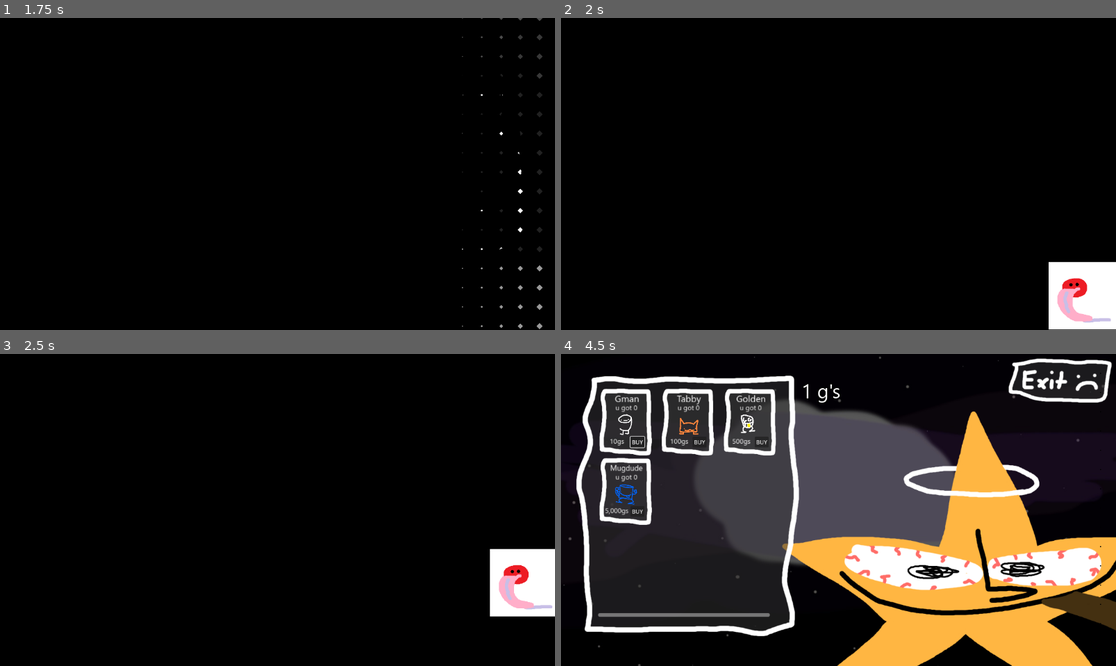
Above: before the commit, frames 1-4 (two rows, left to right).
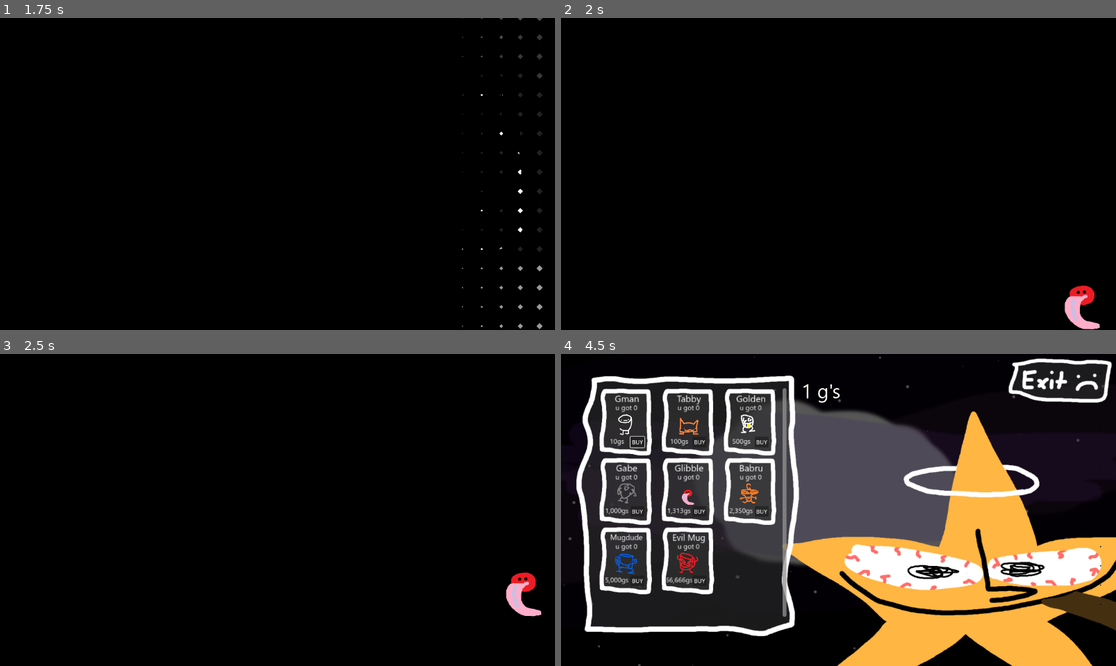
Above: after the commit, the same moments.

Repository: peroxyaceticacid/g
Game: Godot game, scene res://scenes/game.tscn
Two runs of this game, one before a commit and one after it. Both use one fixed random seed, a clock stepped at 60 frames per second and the inputs below.
Inputs (mouse positions are in pixels of both pictures, inside the frame that each line leads up to):
- Up to frame 1 (1.75 s): click (482, 183) at 0.5 s; click (122, 49) at 1.25 s
- Up to frame 2 (2 s): no input
- Up to frame 3 (2.5 s): click "BUY" at 2 s
- Up to frame 4 (4.5 s): click "BUY" at 2.75 s; click "BUY" at 3.5 s; move the mouse to (960, 494) at 4.27 s

Frame 1 is identical in both runs. In frame 2, 2.5% of the frame differs, in the area x 87-100%, y 78-100%; in frame 3, 2.4%; in frame 4, 4.8%, in the area x 6-41%, y 10-85%.

Commit message:
implemented.. the dudes..

Diff:
--- a/scenes/SCHLIMBOMBOEMOTE.gd
+++ b/scenes/SCHLIMBOMBOEMOTE.gd
@@ -18,3 +18,4 @@
 var expression: String = "neutral" :
 	set(value):
 		expression = value
+		update_expression_sprite()
--- a/scenes/shop_Schlimbombo.tscn
+++ b/scenes/shop_Schlimbombo.tscn
@@ -93,6 +93,8 @@
 offset_top = 32.0
 offset_right = 424.44
 offset_bottom = 507.0
+horizontal_scroll_mode = 0
+vertical_scroll_mode = 2
 
 [node name="GridContainer" type="GridContainer" parent="Shop_Frame/ScrollContainer"]
 layout_mode = 2
--- a/script/GLOBAL.gd
+++ b/script/GLOBAL.gd
@@ -13,11 +13,23 @@
 		},
 		"tabby": {
 			"count": 0,
-			},
+		},
 		"golden": {
 			"count": 0,
 		},
+		"gabe": {
+			"count": 0,
+		},
+		"glibble": {
+			"count": 0,
+		},
+		"babru": {
+			"count": 0,
+		},
 		"mugdude": {
+			"count": 0,
+		},
+		"evil mug": {
 			"count": 0,
 		},
 	}
@@ -36,9 +48,25 @@
 		"base_cost": 500,
 		"gps": 15.0
 	},
+	"gabe": {
+		"base_cost": 1000,
+		"gps": 40.0
+	},
+	"glibble": {
+		"base_cost": 1313,
+		"gps": 131.0
+	},
+	"babru": {
+		"base_cost": 2350,
+		"gps": 200.0
+	},
 	"mugdude": {
 		"base_cost": 5000,
-		"gps": 25.0
+		"gps": 300.0
+	},
+	"evil mug": {
+		"base_cost": 66666,
+		"gps": 6666.0
 	},
 }
 
@@ -83,7 +111,19 @@
 		"golden": {
 			"count": 0,
 		},
+		"gabe": {
+			"count": 0,
+		},
+		"glibble": {
+			"count": 0,
+		},
+		"babru": {
+			"count": 0,
+		},
 		"mugdude": {
+			"count": 0,
+		},
+		"evil mug": {
 			"count": 0,
 		},
 	}
Binary file changed: sprites/characters/upgrades/babru.png
Binary file changed: sprites/characters/upgrades/evil mug.png
Binary file changed: sprites/characters/upgrades/gabe.png
Binary file changed: sprites/characters/upgrades/glibble.png
